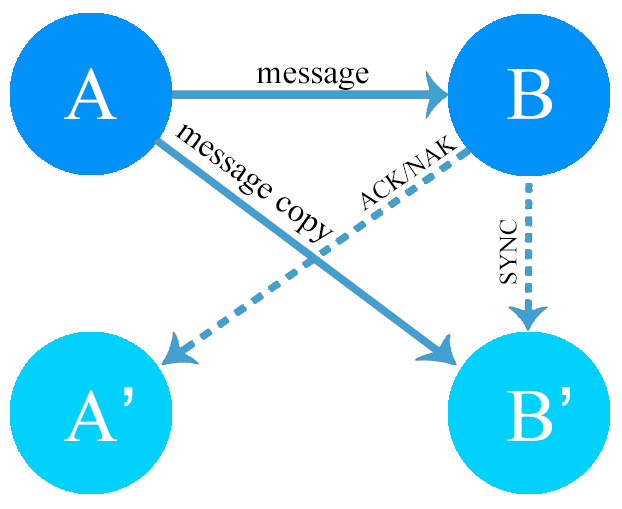
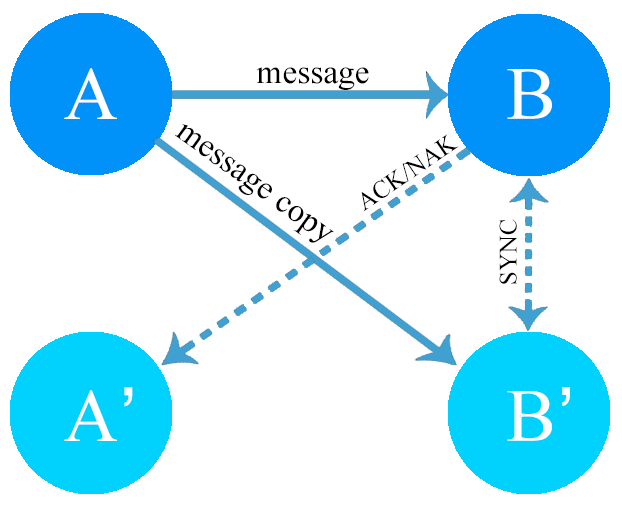
Comparing the layer stacks of the two 622 × 509 images. Changes:
painted on "图层 6 拷贝" over [left=508, top=177, right=549, bottom=210]
